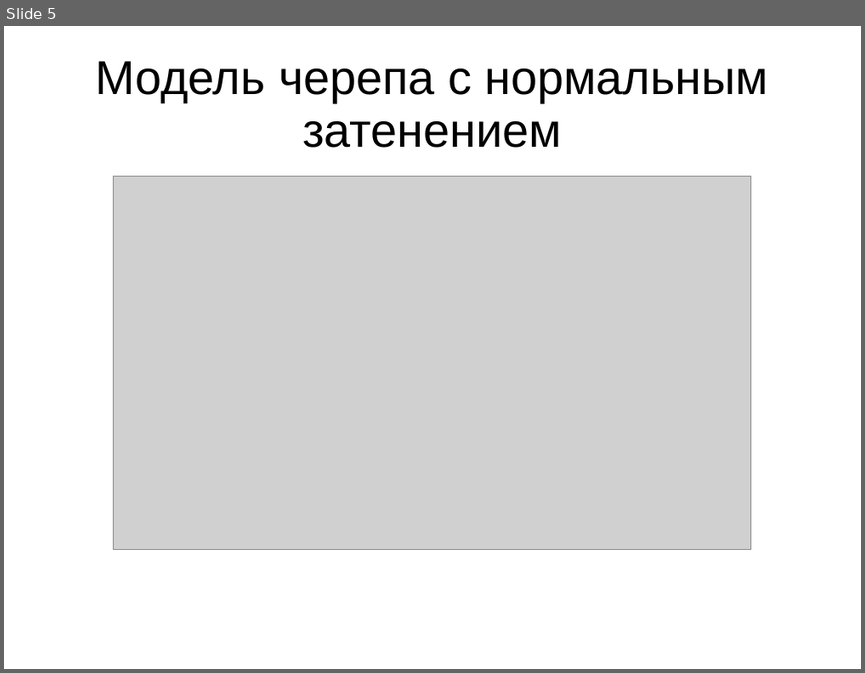
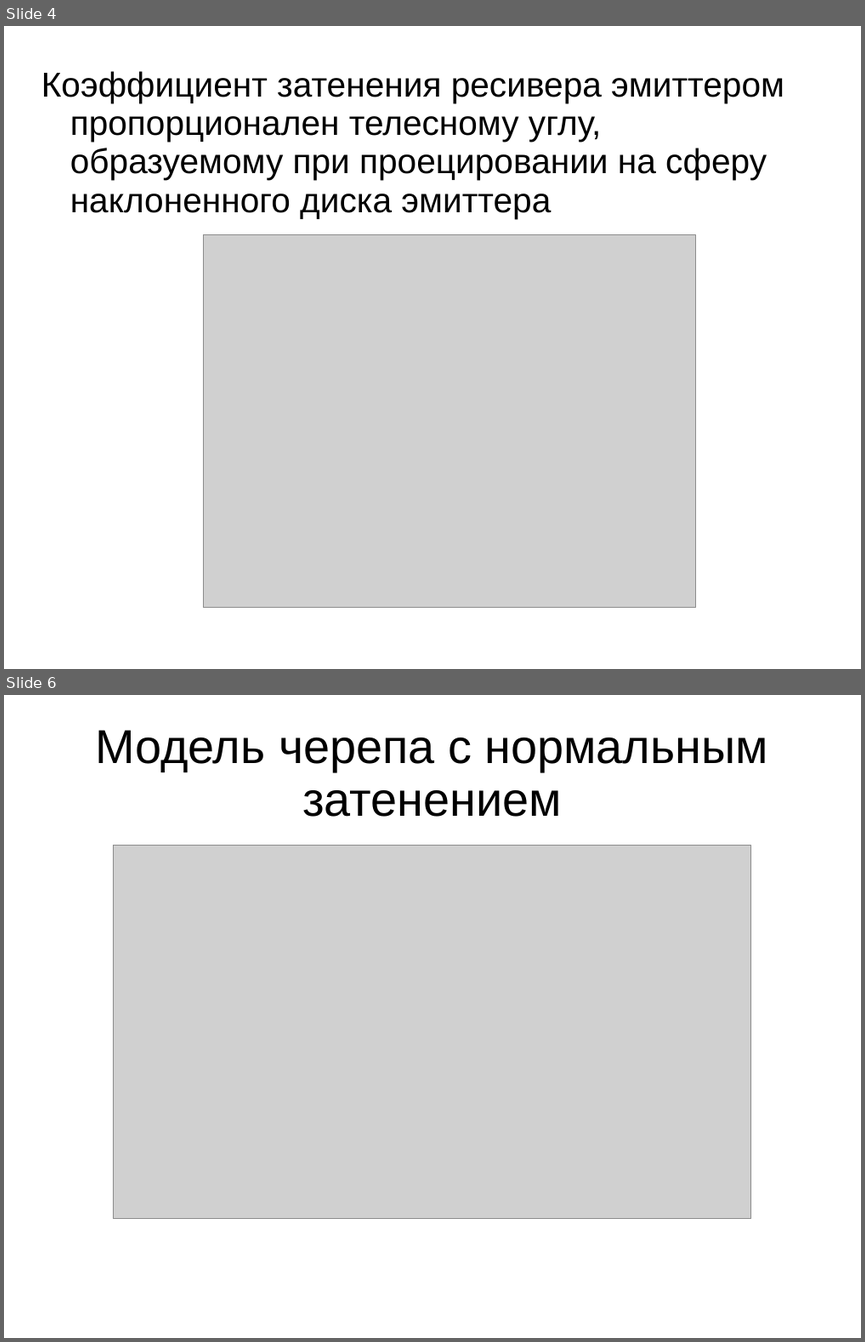
Before and after one commit to ishellstrike/dip, a slide deck: _diploma.ppt. Shown one above the other, each under a label of ours: slide 5 before the commit, slides 4 and 6 after it; the slides between them are not shown. The pictures are 865x673 and 865x1342 pixels, drawn with LibreOffice and Linux fonts; fonts in the diff are those of the drawing; grey boxes stand for pictures. Boxes give left, top, right and bottom in pixels: in the first picture for what was removed or moved away, otherwise in the second. Text is boxed around its words. In the diff, an @@ line names an element or a change of style, - is before the commit and + after.

```diff
--- a/_diploma.ppt
+++ b/_diploma.ppt
@@ slide 4 added at box(4, 26, 861, 669), background #FFFFFF @@
@@ text added at box(41, 71, 784, 218), 32 pt, text #000000 @@
+Коэффициент затенения ресивера эмиттером пропорционален телесному углу, образуемому при проецировании на сферу наклоненного диска эмиттера
@@ picture added at box(203, 235, 696, 607) @@
@@ what was slide 5 is now slide 6 @@
```
Also in this commit, not shown: 3 slides changed, 8 other files.
